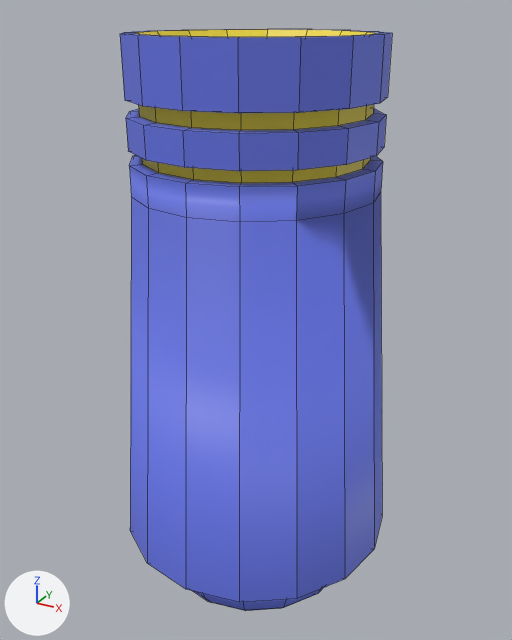
What one commit did to the FBX model Assets/Models/blaster.fbx.
Both versions are drawn from a camera (50 mm lens) standing at (2.75, -4.99, 1.66) and looking at (-0.01, 0.03, -0.85). The axes (+X, +Y, +Z) are drawn at lower left. The lights are the same throughout. Mesh edges are drawn as thin lines.

The scene before the commit, as lines of its bpy script (objects in view):
```python
me_cylinder = bpy.data.meshes.new('Cylinder')
me_cylinder.from_pydata(...)  # 256 vertices, 244 faces; spans x -1.23..1.23, y -1.23..1.23, z -3.35..1.5
# faces by material slot: [195, 49]
me_cylinder.materials.append(mat_base_color)  # blue #6877e7
me_cylinder.materials.append(mat_glow)  # yellow #e7d437
ob_cylinder = bpy.data.objects.new('Cylinder', me_cylinder)
ob_cylinder.location = (0.0, 0.0, 0.0)
```
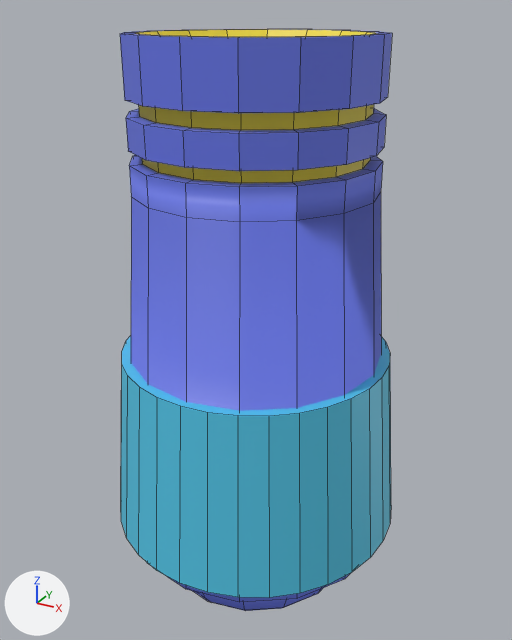
Boxes (x1, y1, x2, y2) around the edits, measured in the pictures (512 x 640 px):
'Hand Hold', added (cyan): after (121, 336, 391, 598)

Edits to the bpy script that builds the scene:
```text
Add mat_hand_hold:
    mat_hand_hold = principled_material('Hand Hold')
    mat_hand_hold.base_color = (0.0852, 0.568, 0.8)  # cyan #52c7e7
Add me_cylinder_001:
    me_cylinder_001.from_pydata(...)  # a 32-sided cut cone along z (radius 1.31 at the low end, 1.18 at the high end) spanning x -1.31..1.31, y -1.31..1.31, z -1.0..0.63
    me_cylinder_001.materials.append(mat_hand_hold)  # cyan #52c7e7
Add ob_hand_hold:
    ob_hand_hold = bpy.data.objects.new('Hand Hold', me_cylinder_001)
    ob_hand_hold.location = (0.0, 0.0, -1.72)
```
